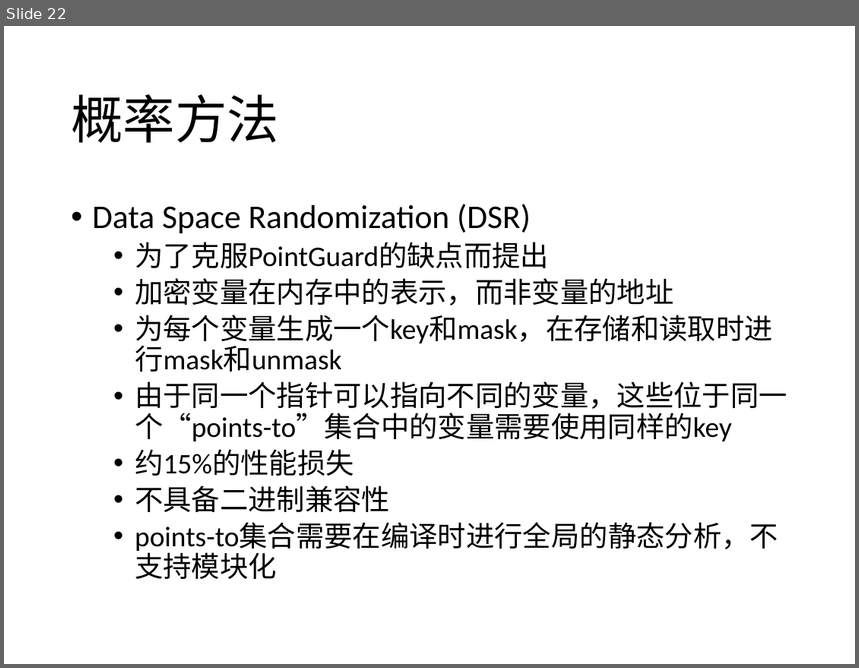
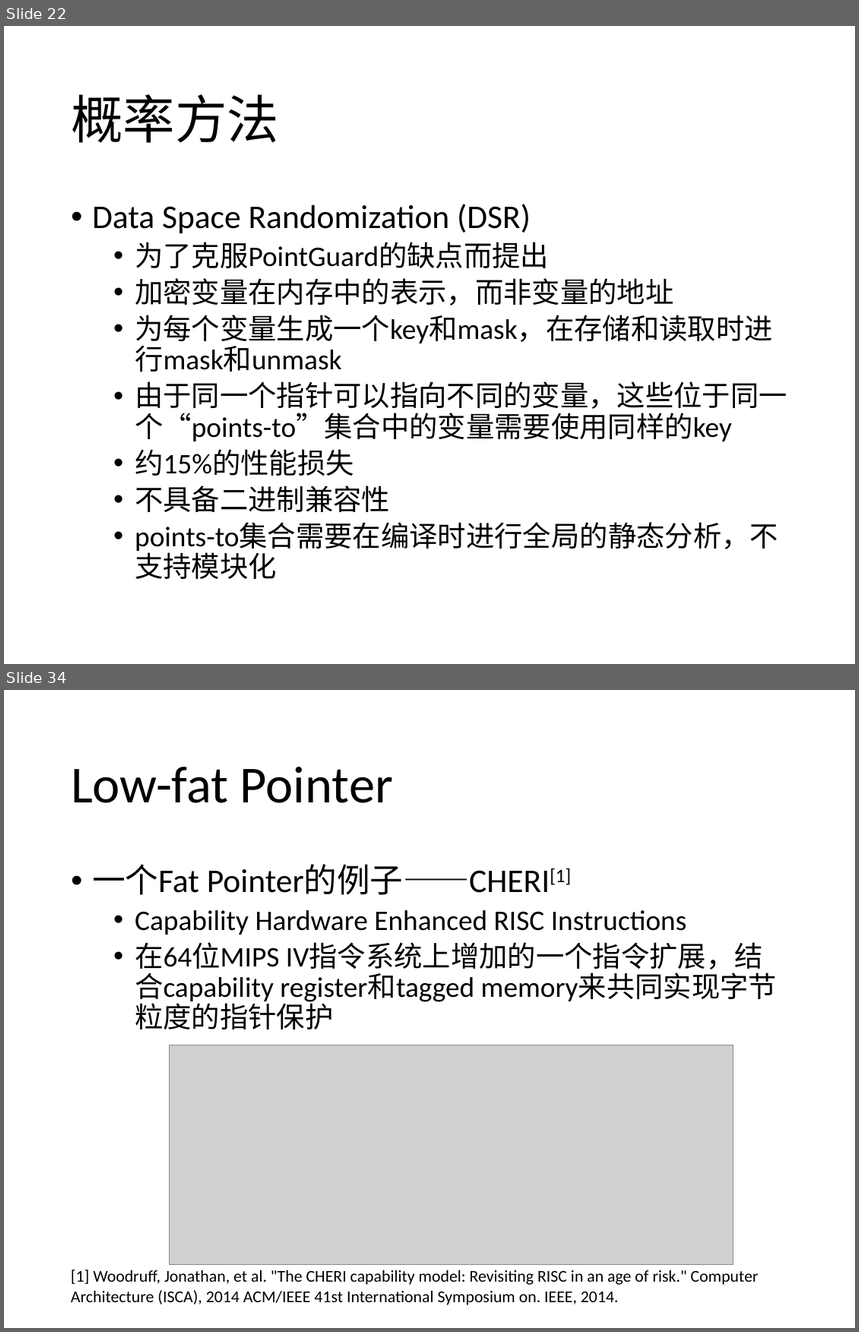
Before and after one commit to CodeATA/Docs, a slide deck: 内存安全报告.pptx. Shown one above the other, each under a label of ours: slide 22 before the commit, slides 22 and 34 after it; the slides between them are not shown. The pictures are 859x668 and 859x1332 pixels, drawn with LibreOffice and Linux fonts; fonts in the diff are those of the drawing; grey boxes stand for pictures. Boxes give left, top, right and bottom in pixels: in the first picture for what was removed or moved away, otherwise in the second. Text is boxed around its words. In the diff, an @@ line names an element or a change of style, - is before the commit and + after.

```diff
--- a/内存安全报告.pptx
+++ b/内存安全报告.pptx
@@ slide 34 added at (4,690,855,1328), background #FFFFFF @@
@@ title added at (71,767,393,803), 44 pt, text #000000 @@
+Low-fat Pointer
@@ text added at (92,864,763,1005), 24 pt, text #000000 @@
+• 一个Fat Pointer的例子——CHERI[1]
+  • Capability Hardware Enhanced RISC Instructions
+  • 在64位MIPS IV指令系统上增加的一个指令扩展，结合capability register和tagged memory来共同实现字节粒度的指针保护
@@ picture added at (170,1045,734,1265) @@
@@ text added at (71,1270,759,1306), 14 pt, text #000000 @@
+[1] Woodruff, Jonathan, et al. "The CHERI capability model: Revisiting RISC in an age of risk." Computer Architecture (ISCA), 2014 ACM/IEEE 41st International Symposium on. IEEE, 2014.
```
Also in this commit, not shown: 1 slide changed, 13 other slides added, 1 other file.
